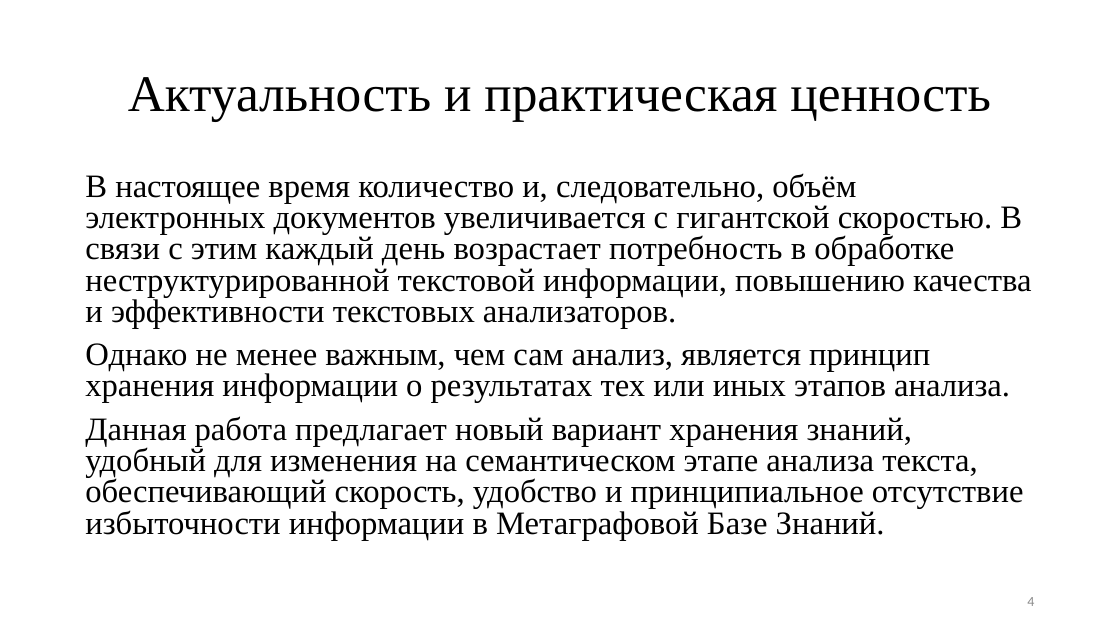
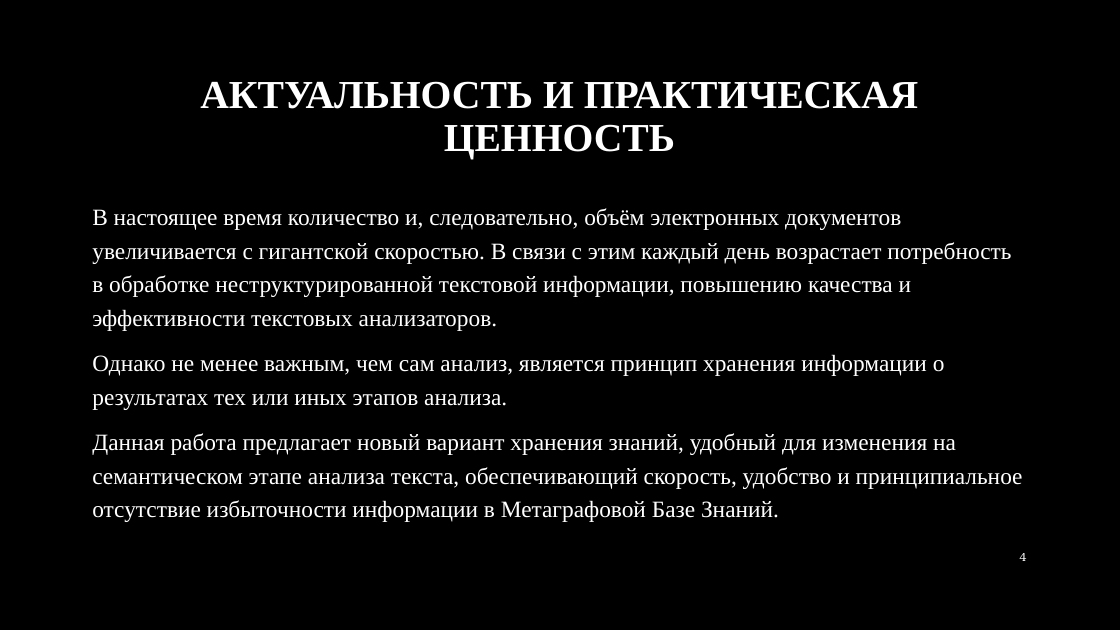
Before and after one commit to DMfananddu/Diploma, a slide deck: slide 4 of Защита диплома.pptx. Drawn at 1120x630 pixels with LibreOffice and Linux fonts; fonts in the diff are those of the drawing; background and template pictures are left out. Boxes give left, top, right and bottom in pixels: in the first picture for what was removed or moved away, otherwise in the second. Text is boxed around its words. In the diff, an @@ line names an element or a change of style, - is before the commit and + after.

```diff
--- a/Защита диплома.pptx
+++ b/Защита диплома.pptx
@@ background #FFFFFF to picture (left out) @@
@@ title at [200, 81, 919, 159]: text changed; size 44 to 34 pt; text colour #000000 to #FFFFFF; bold on @@
-Актуальность и практическая ценность
+АКТУАЛЬНОСТЬ И ПРАКТИЧЕСКАЯ ЦЕННОСТЬ
@@ text "В настоящее время количество и, ...": place and size @@
-text "В настоящее время количество и, ..." at [85, 173, 1031, 540]
+text "В настоящее время количество и, ..." at [92, 208, 1023, 522]
@@ text "В настоящее время количество и, ..." at [92, 208, 1023, 522]: size 28 to 20 pt, text colour #000000 to #FFFFFF; line spacing 0.8 to 1.2 @@
@@ page number: place and size @@
-page number at [1027, 597, 1034, 606]
+page number at [1019, 553, 1026, 561]
@@ page number at [1019, 553, 1026, 561]: size 12 to 10 pt, font Calibri to TeX Gyre Bonum, text colour #8C8C8C to #FFFFFF @@
```
Also in this commit, not shown: 13 other slides changed, 1 slide added, 1 slide removed.
